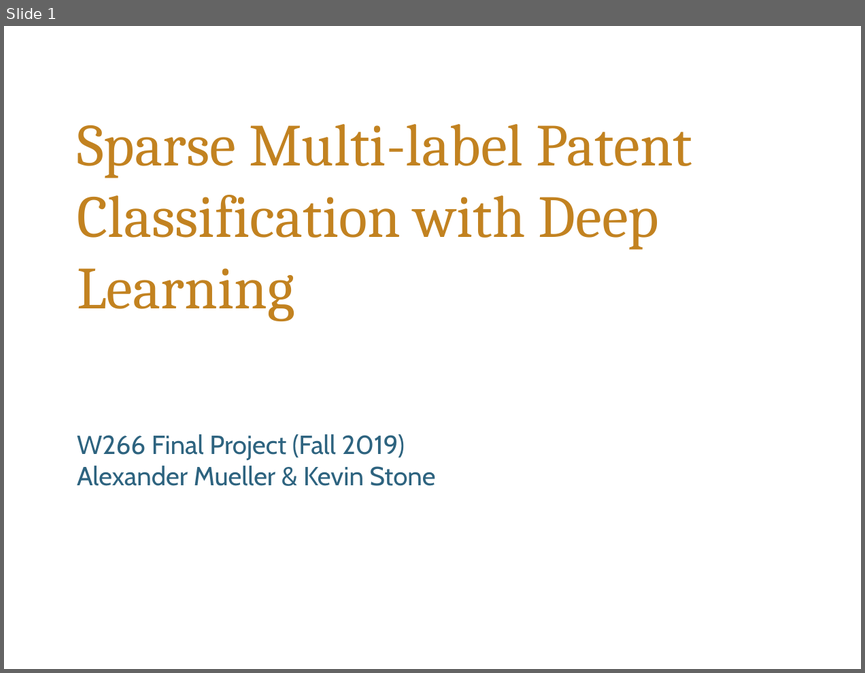
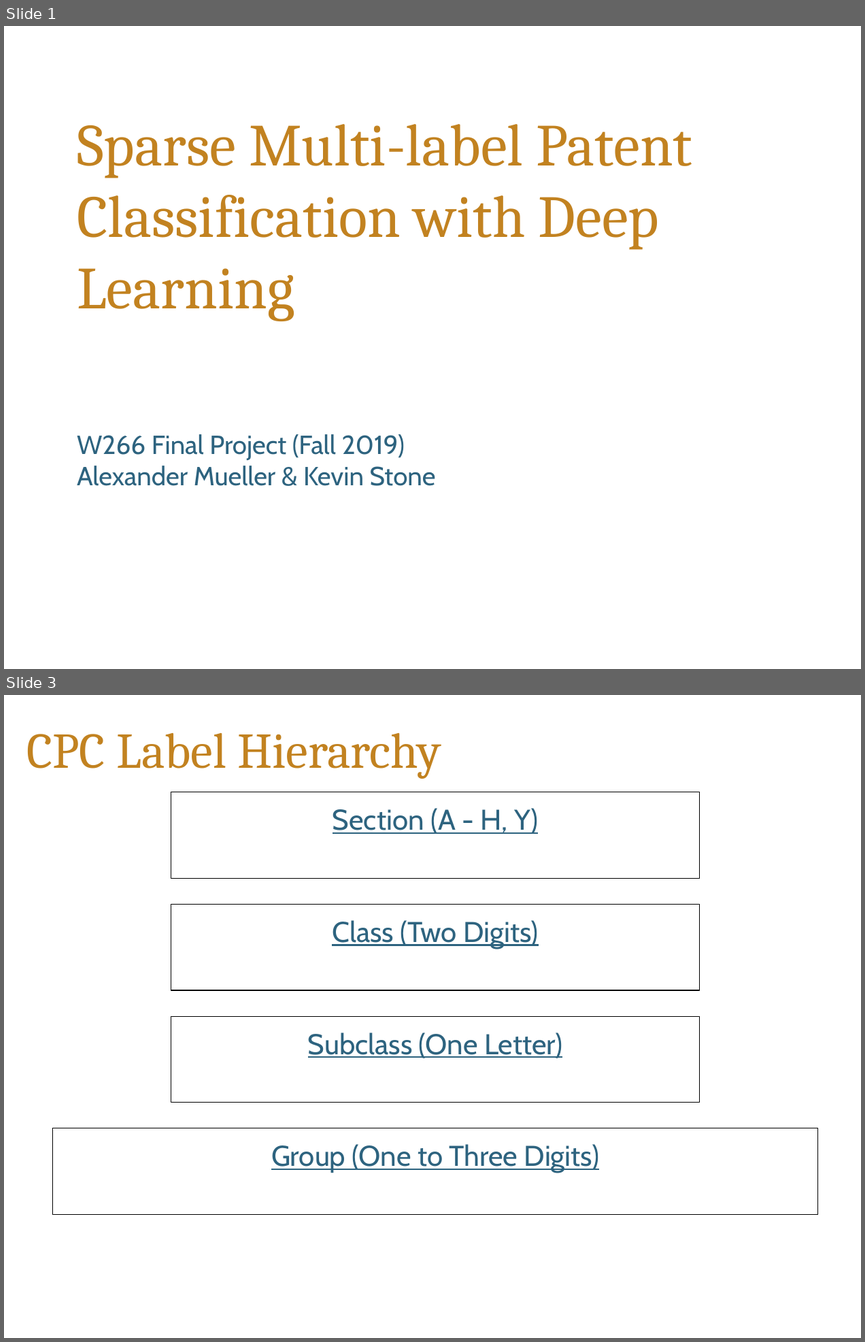
Before and after one commit to alekstoteles/NLP_final_project, a slide deck: W266_final_presentation_multilabel_patent_class_mueller_stone.pptx. Shown one above the other, each under a label of ours: slide 1 before the commit, slides 1 and 3 after it; the slides between them are not shown. The pictures are 865x673 and 865x1342 pixels, drawn with LibreOffice and Linux fonts; fonts in the diff are those of the drawing; background and template pictures are left out. Boxes give left, top, right and bottom in pixels: in the first picture for what was removed or moved away, otherwise in the second. Text is boxed around its words. In the diff, an @@ line names an element or a change of style, - is before the commit and + after.

```diff
--- a/W266_final_presentation_multilabel_patent_class_mueller_stone.pptx
+++ b/W266_final_presentation_multilabel_patent_class_mueller_stone.pptx
@@ slide 3 added at (4,695,861,1338), background #FFFFFF @@
@@ title added at (27,733,441,779), 42 pt, text #C28220 @@
+CPC Label Hierarchy
@@ text added at (171,792,699,877), outline #000000 0.75 pt, 24 pt, text #2D637F, underline @@
+Section (A - H, Y)
@@ text added at (171,904,699,989), outline #000000 0.75 pt, 24 pt, text #2D637F, underline @@
+Class (Two Digits)
@@ text added at (171,1016,699,1102), outline #000000 0.75 pt, 24 pt, text #2D637F, underline @@
+Subclass (One Letter)
@@ text added at (53,1127,818,1213), outline #000000 0.75 pt, 24 pt, text #2D637F, underline @@
+Group (One to Three Digits)
```
Also in this commit, not shown: 13 other slides added, 1 slide removed.
